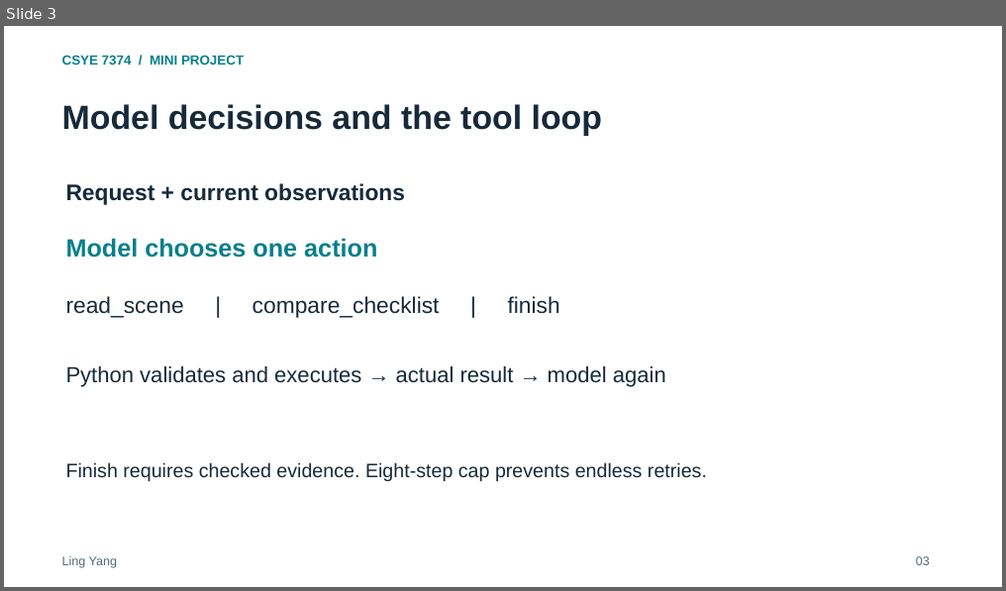
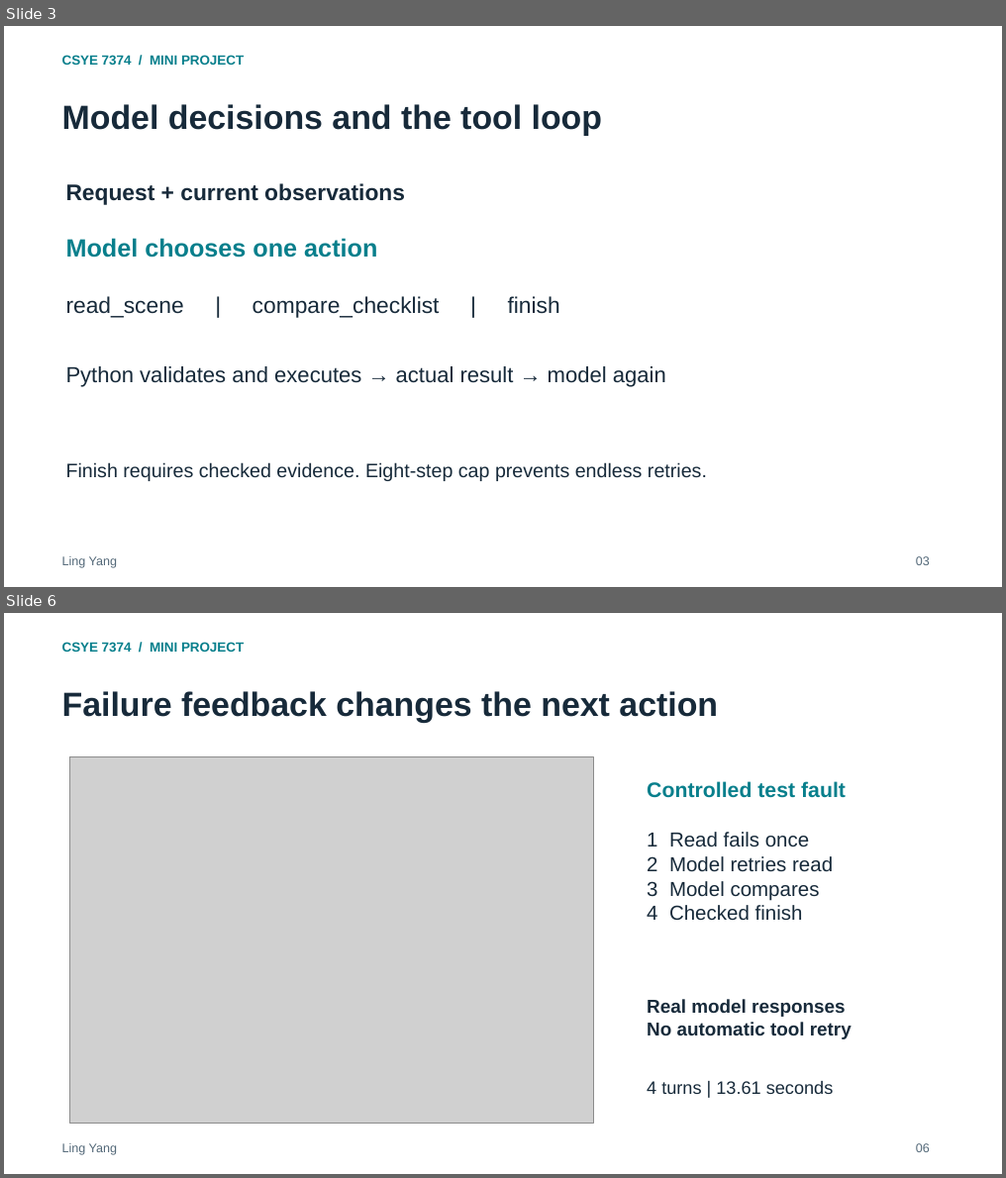
Before and after one commit to ling0021/script-production-checklist-agent, a slide deck: deliverables/Project_Presentation.pptx. Shown one above the other, each under a label of ours: slide 3 before the commit, slides 3 and 6 after it; the slides between them are not shown. The pictures are 1006x591 and 1006x1178 pixels, drawn with LibreOffice and Linux fonts; fonts in the diff are those of the drawing; grey boxes stand for pictures. Boxes give left, top, right and bottom in pixels: in the first picture for what was removed or moved away, otherwise in the second. Text is boxed around its words. In the diff, an @@ line names an element or a change of style, - is before the commit and + after.

Commit message:
Clarify model responsibilities and add live recovery evidence

```diff
--- a/deliverables/Project_Presentation.pptx
+++ b/deliverables/Project_Presentation.pptx
@@ slide 6 added at <box>4,613,1002,1174</box>, background #FFFFFF @@
@@ text added at <box>62,641,244,655</box>, 12.8 pt, text #087F8C, bold @@
+CSYE 7374 / MINI PROJECT
@@ text added at <box>62,691,718,723</box>, 32.2 pt, text #172A3A, bold @@
+Failure feedback changes the next action
@@ picture added at <box>70,758,593,1124</box> @@
@@ text added at <box>647,781,846,798</box>, 20.2 pt, text #087F8C, bold @@
+Controlled test fault
@@ text added at <box>647,832,833,921</box>, 19.5 pt, text #172A3A @@
+1 Read fails once
+2 Model retries read
+3 Model compares
+4 Checked finish
@@ text added at <box>647,999,851,1040</box>, 18 pt, text #172A3A, bold @@
+Real model responses
+No automatic tool retry
@@ text added at <box>647,1081,834,1094</box>, 17.2 pt, text #172A3A @@
+4 turns | 13.61 seconds
@@ text added at <box>62,1144,117,1156</box>, 12 pt, text #546979 @@
+Ling Yang
@@ text added at <box>916,1144,930,1153</box>, 12 pt, text #546979 @@
+06
```
Also in this commit, not shown: 3 slides changed, 1 other slide added, 2 slides removed, 22 other files.
